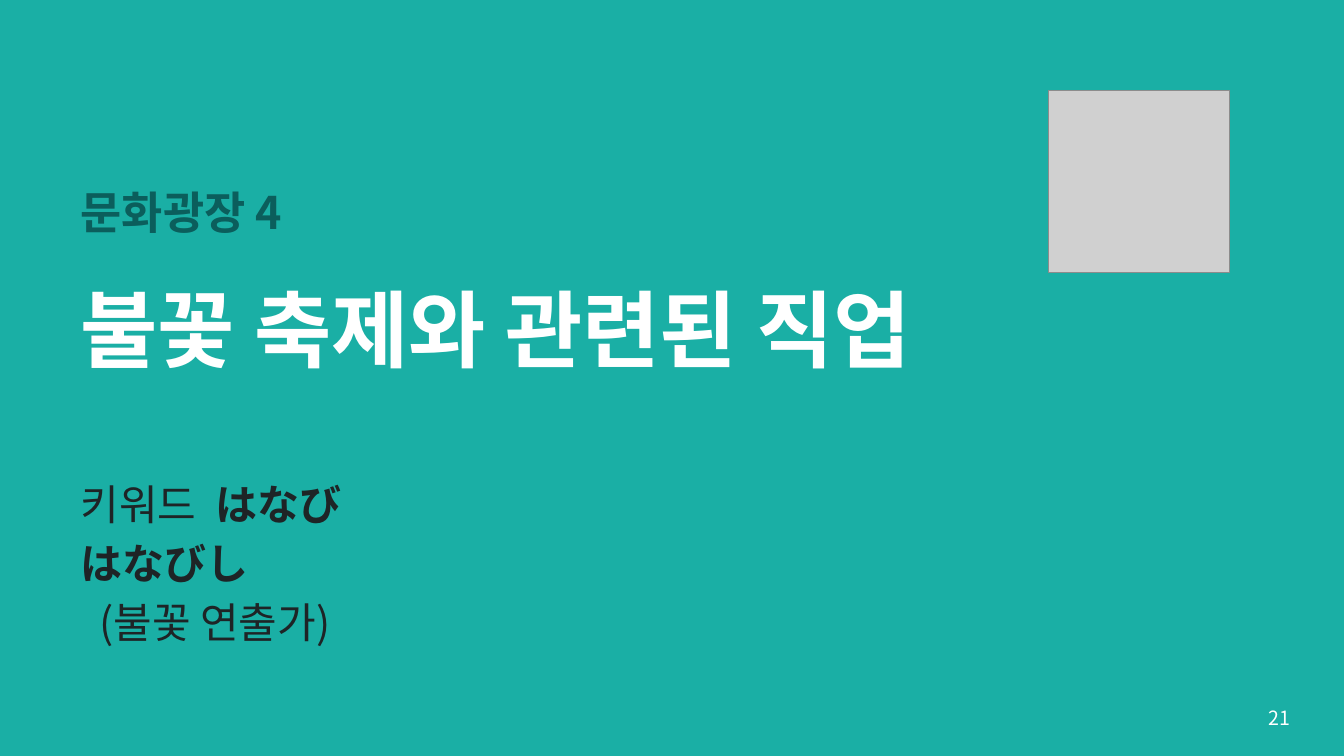
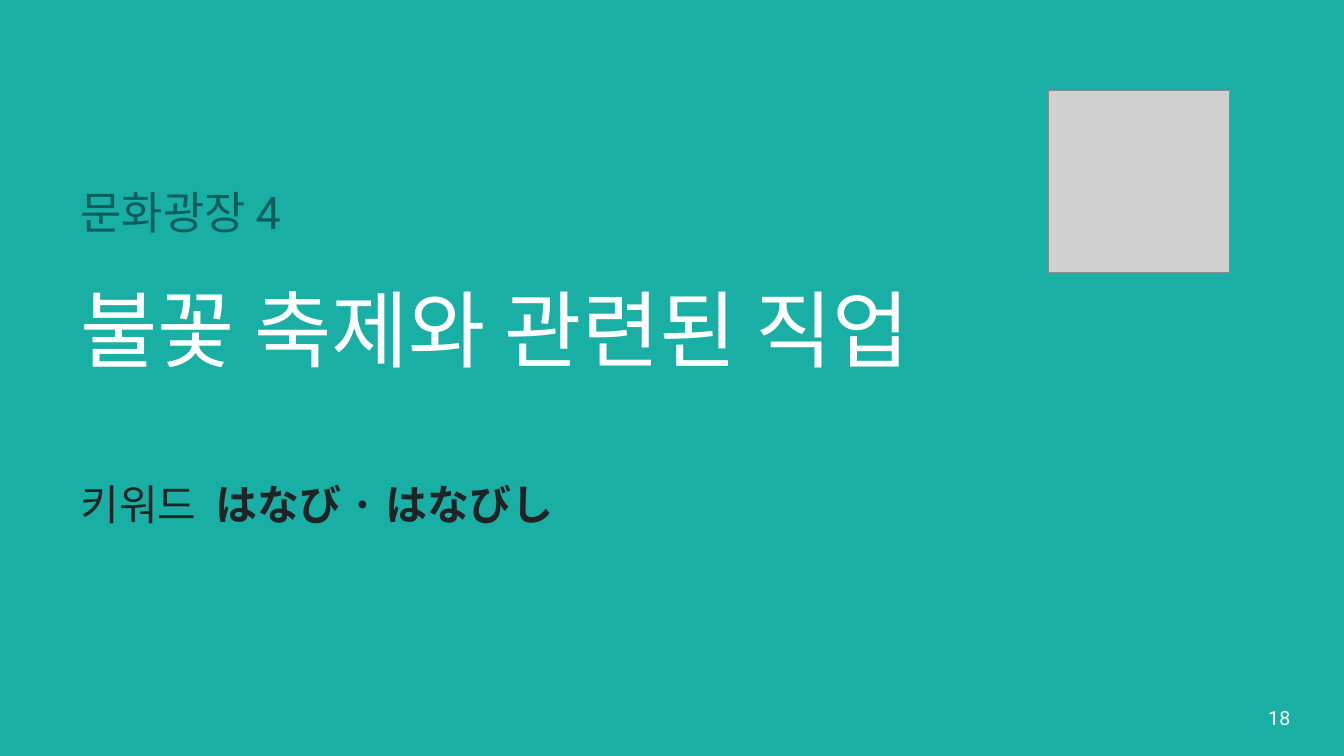
Before and after one commit to choeetururira/japanese, a slide deck: slide 18 of 일본문화광장_수업.pptx (slide 21 before the commit). Drawn at 1344x756 pixels with LibreOffice and Linux fonts; fonts in the diff are those of the drawing; grey boxes stand for pictures. Boxes give left, top, right and bottom in pixels: in the first picture for what was removed or moved away, otherwise in the second. Text is boxed around its words. In the diff, an @@ line names an element or a change of style, - is before the commit and + after.

```diff
--- a/일본문화광장_수업.pptx
+++ b/일본문화광장_수업.pptx
@@ text "문화광장 4" at bbox=[81, 192, 281, 233]: font Noto Sans CJK KR to Roboto, bold off @@
@@ title "불꽃 축제와 관련된 직업" at bbox=[81, 291, 910, 368]: font Noto Sans CJK KR to Roboto, bold off @@
@@ text at bbox=[81, 485, 553, 523]: text changed; font Noto Sans CJK KR to Noto Sans CJK JP; bold on @@
-키워드 はなび
-はなびし
-(불꽃 연출가)
+키워드 はなび · はなびし
@@ page number at bbox=[1268, 711, 1290, 726]: text changed; font Noto Sans CJK KR to Roboto @@
-21
+18
```
Also in this commit, not shown: 22 other slides changed, 4 slides removed, 1 other file.
